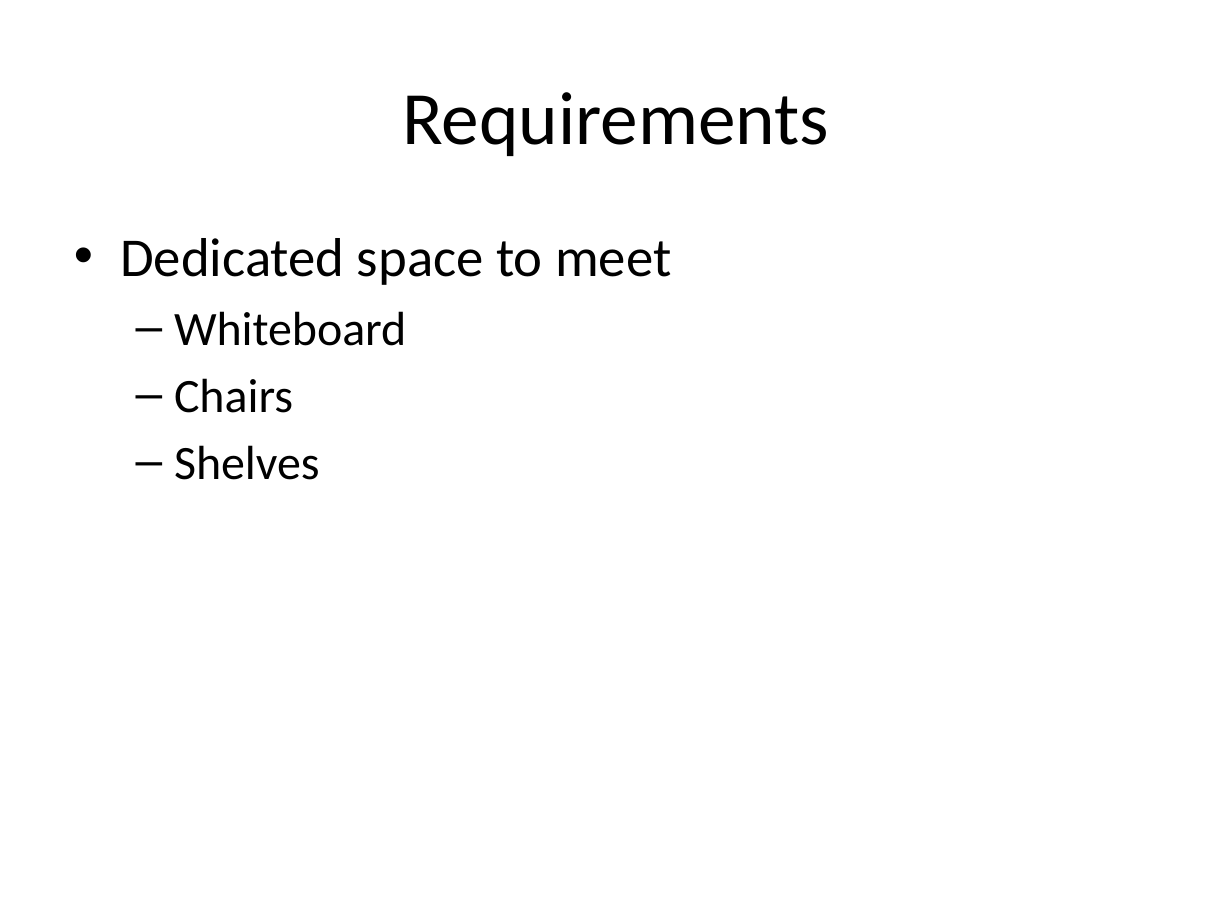
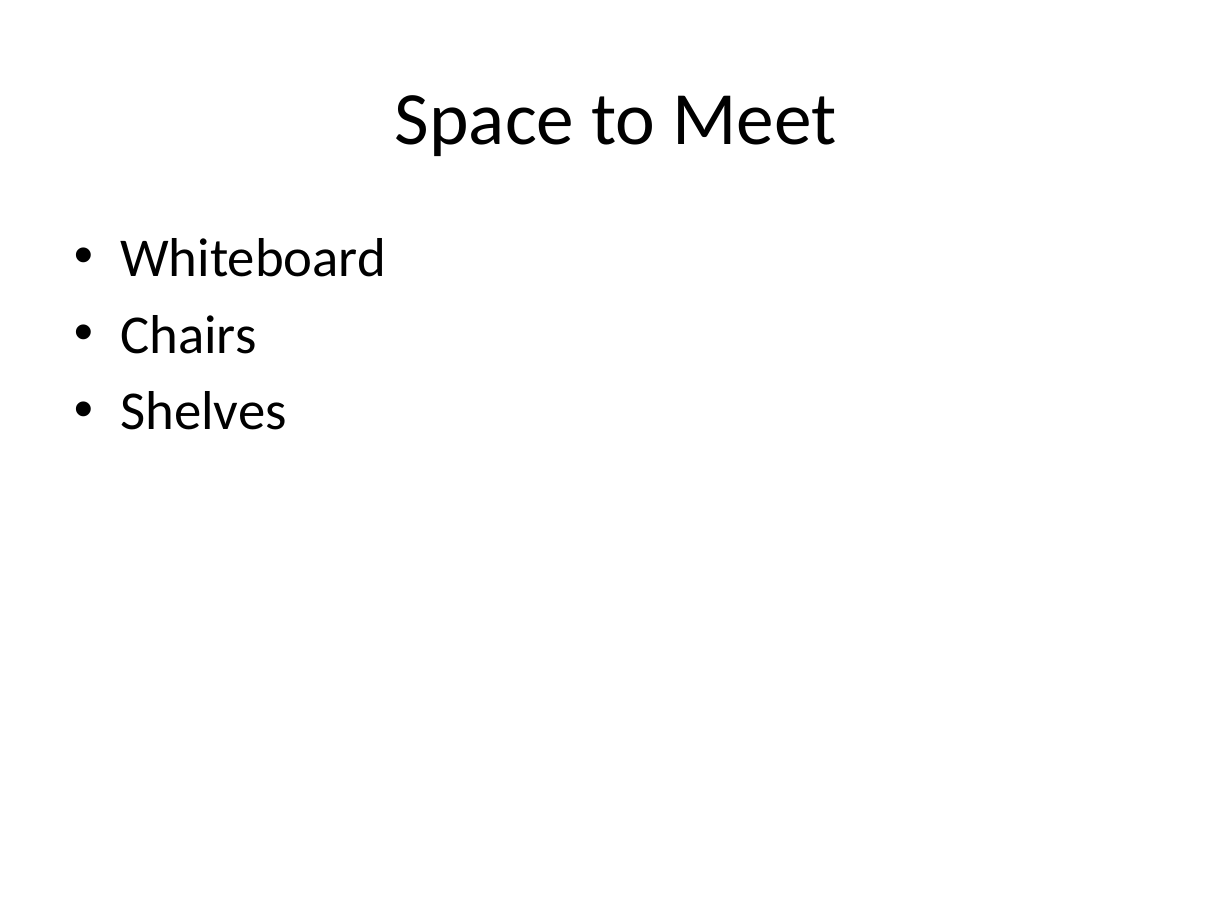
Before and after one commit to ChapResearch/ChapR, a slide deck: slide 10 of ChaprSVN/Promo/Chap Research 2015 Kickoff Presentation.pptx (slide 8 before the commit). Drawn at 1232x924 pixels with LibreOffice and Linux fonts; fonts in the diff are those of the drawing. Boxes give left, top, right and bottom in pixels: in the first picture for what was removed or moved away, otherwise in the second. Text is boxed around its words. In the diff, an @@ line names an element or a change of style, - is before the commit and + after.

```diff
--- a/ChaprSVN/Promo/Chap Research 2015 Kickoff Presentation.pptx
+++ b/ChaprSVN/Promo/Chap Research 2015 Kickoff Presentation.pptx
@@ title at (395,95,836,156): text changed @@
-Requirements
+Space to Meet
@@ text "Whiteboard" at (120,238,386,430): size 28 to 32 pt; bullet – to •; list level 2 to 1 in "Whiteboard"; list level 2 to 1 in "Chairs"; list level 2 to 1 in "Shelves" @@
@@ text at (120,238,671,285): paragraph removed @@
-• Dedicated space to meet
```
Also in this commit, not shown: 7 other slides changed, 3 slides added, 1 slide removed.
